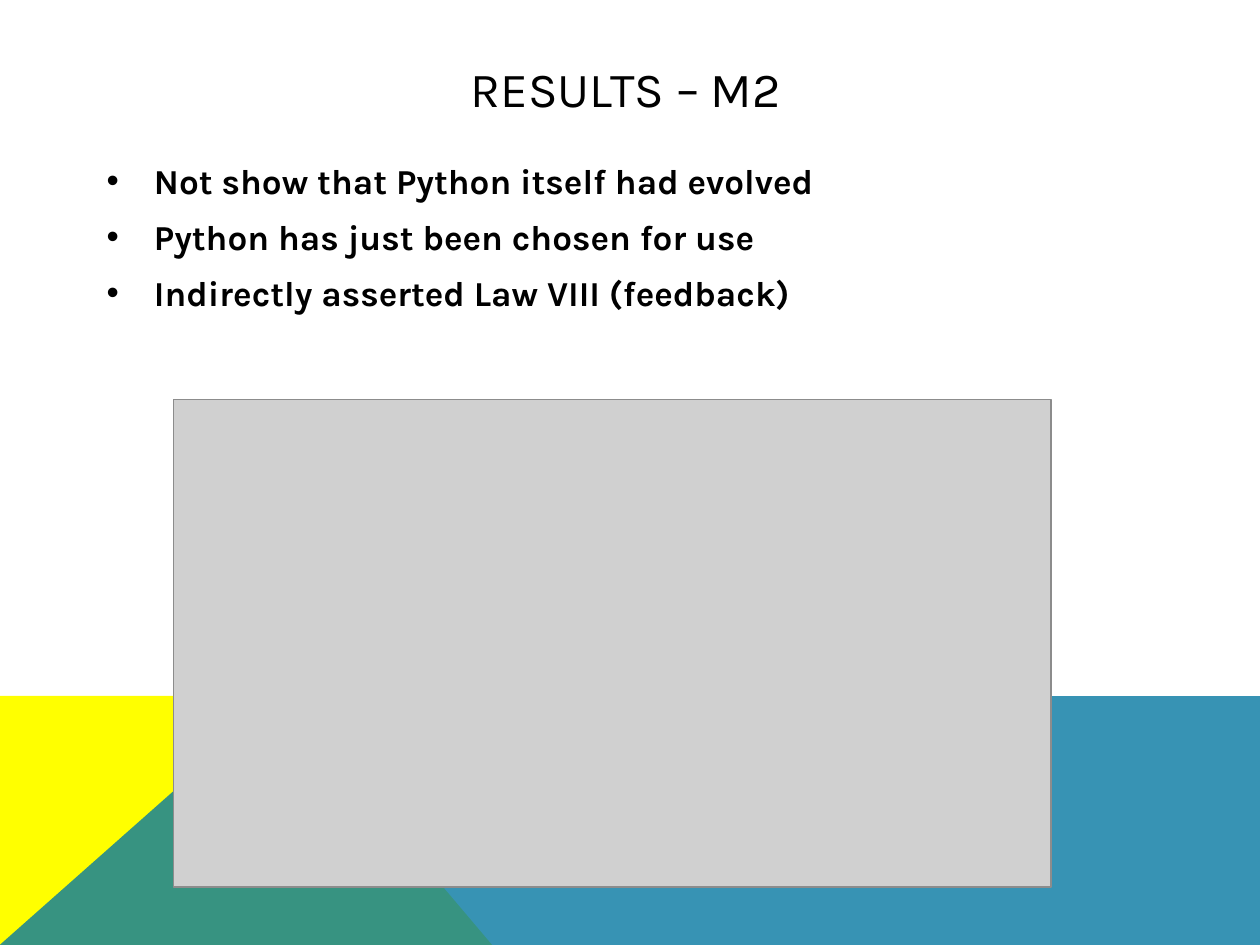
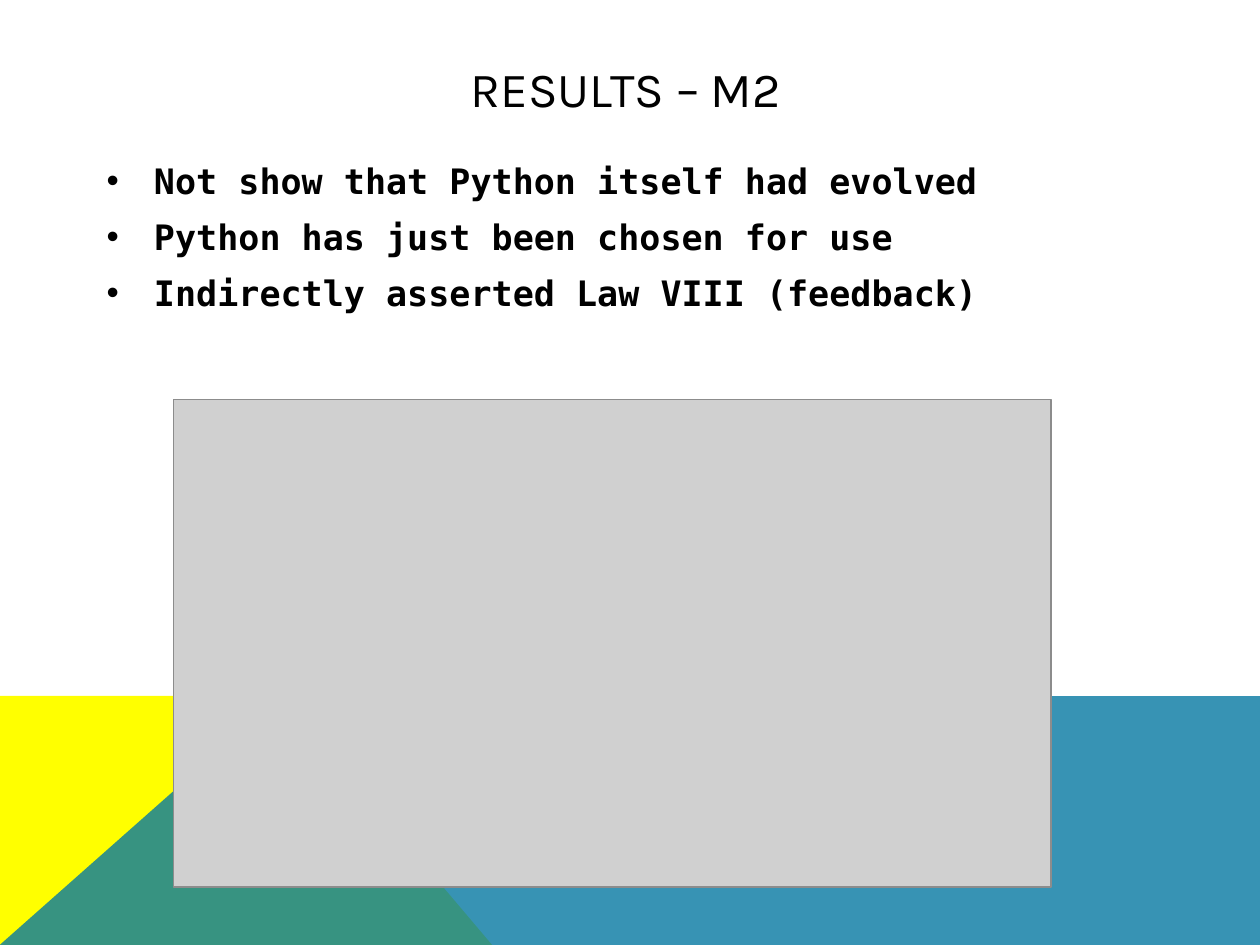
Before and after one commit to eburdon/Seng371-SoftwareEvolutionClassProject, a slide deck: slide 8 of Presentation_PythonEvolution.pptx (slide 9 before the commit). Drawn at 1260x945 pixels with LibreOffice and Linux fonts; fonts in the diff are those of the drawing; grey boxes stand for pictures. Boxes give left, top, right and bottom in pixels: in the first picture for what was removed or moved away, otherwise in the second. Text is boxed around its words. In the diff, an @@ line names an element or a change of style, - is before the commit and + after.

```diff
--- a/Presentation_PythonEvolution.pptx
+++ b/Presentation_PythonEvolution.pptx
@@ text "Not show that Python itself ..." at (154,166,977,314): font Karla to DejaVu Sans Mono @@
```
Also in this commit, not shown: 10 other slides changed, 1 slide added.
